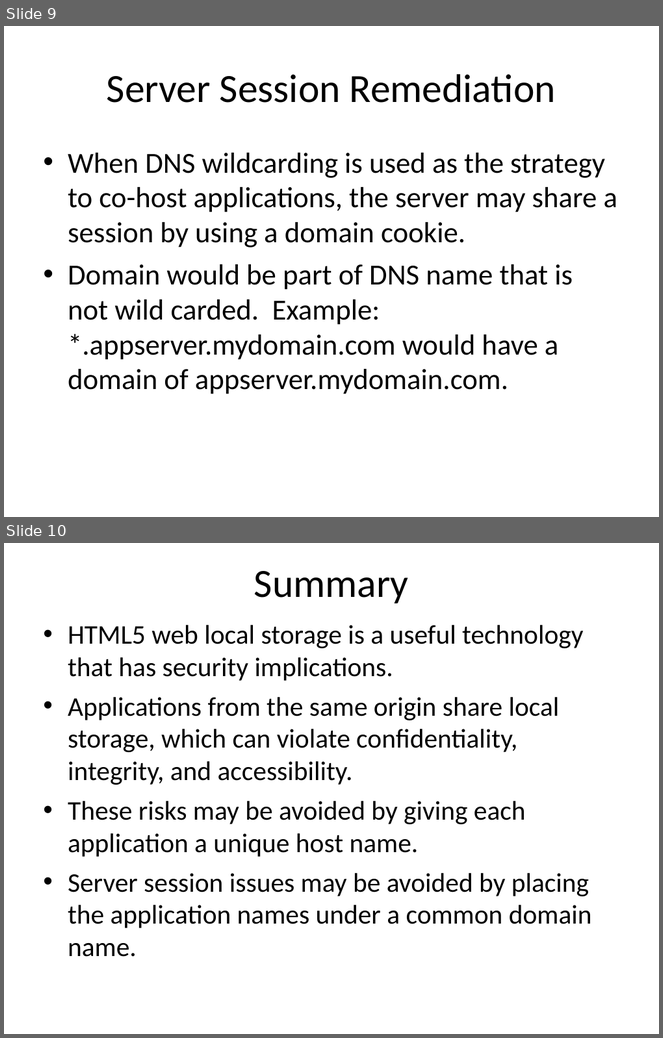
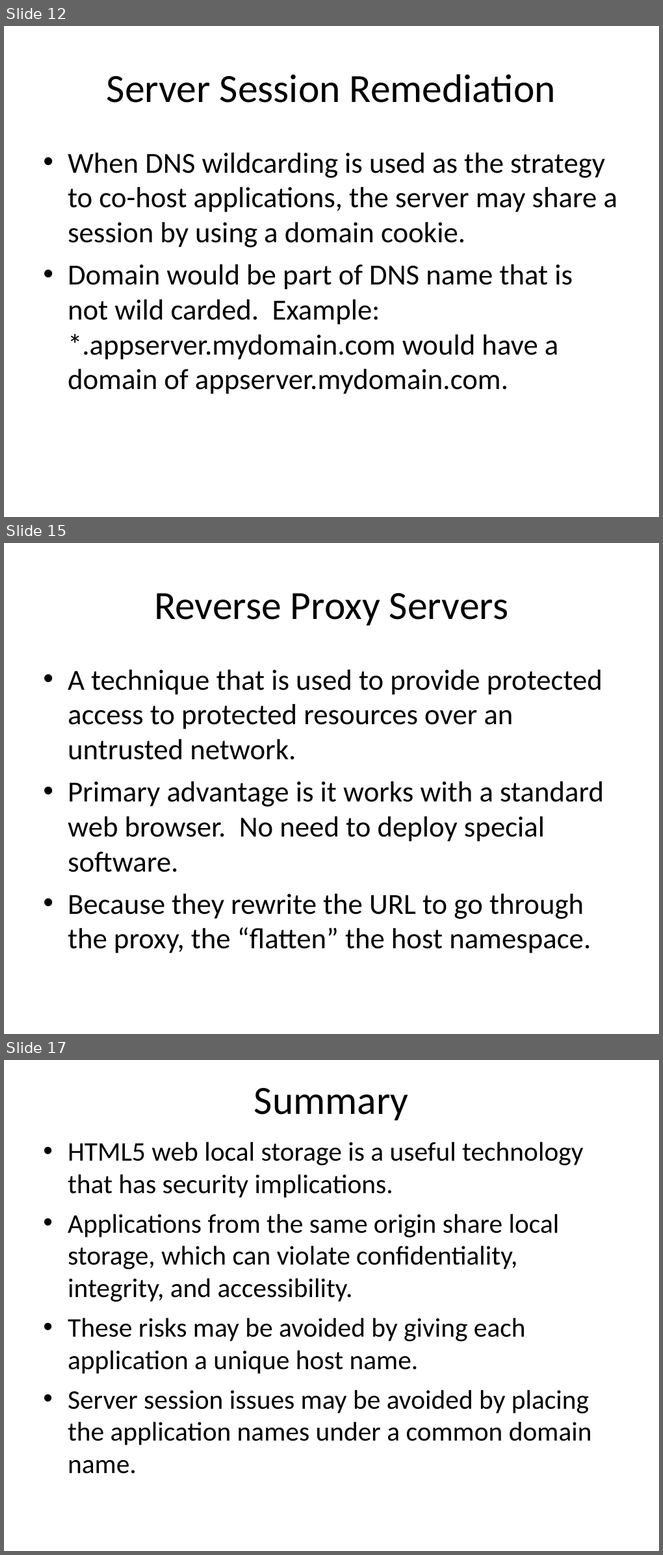
Before and after one commit to EdCharbeneau/CodePaLOUsa, a slide deck: 2013/LocalStorageSecurity/LocalStoragePresentation.ppt. Shown one above the other, each under a label of ours: slides 9 and 10 before the commit, slides 12, 15 and 17 after it; the slides between them are not shown. The pictures are 663x1038 and 663x1555 pixels, drawn with LibreOffice and Linux fonts; fonts in the diff are those of the drawing. Boxes give left, top, right and bottom in pixels: in the first picture for what was removed or moved away, otherwise in the second. Text is boxed around its words. In the diff, an @@ line names an element or a change of style, - is before the commit and + after.

```diff
--- a/2013/LocalStorageSecurity/LocalStoragePresentation.ppt
+++ b/2013/LocalStorageSecurity/LocalStoragePresentation.ppt
@@ slide 15 added at <box>4,543,659,1034</box>, background #FFFFFF @@
@@ title added at <box>154,593,508,626</box>, 44 pt, text #000000 @@
+Reverse Proxy Servers
@@ text added at <box>68,670,604,954</box>, 32 pt, text #000000 @@
+• A technique that is used to provide protected access to protected resources over an untrusted network.
+• Primary advantage is it works with a standard web browser. No need to deploy special software.
+• Because they rewrite the URL to go through the proxy, the “flatten” the host namespace.
@@ what was slide 9 is now slide 12 @@
@@ what was slide 10 is now slide 17 @@
```
Also in this commit, not shown: 3 slides changed, 7 other slides added, 1 slide removed, 6 other files.
